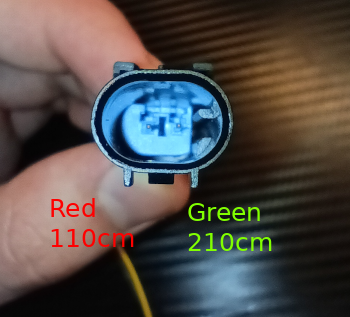
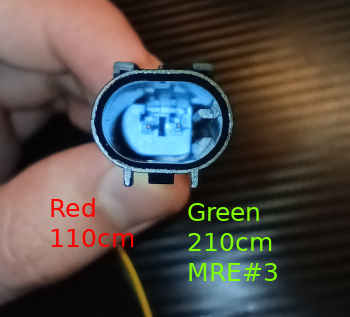
Layers edited between the first and the second 350 x 317 image:
painted on "Green ..." over [189, 207, 277, 281]
